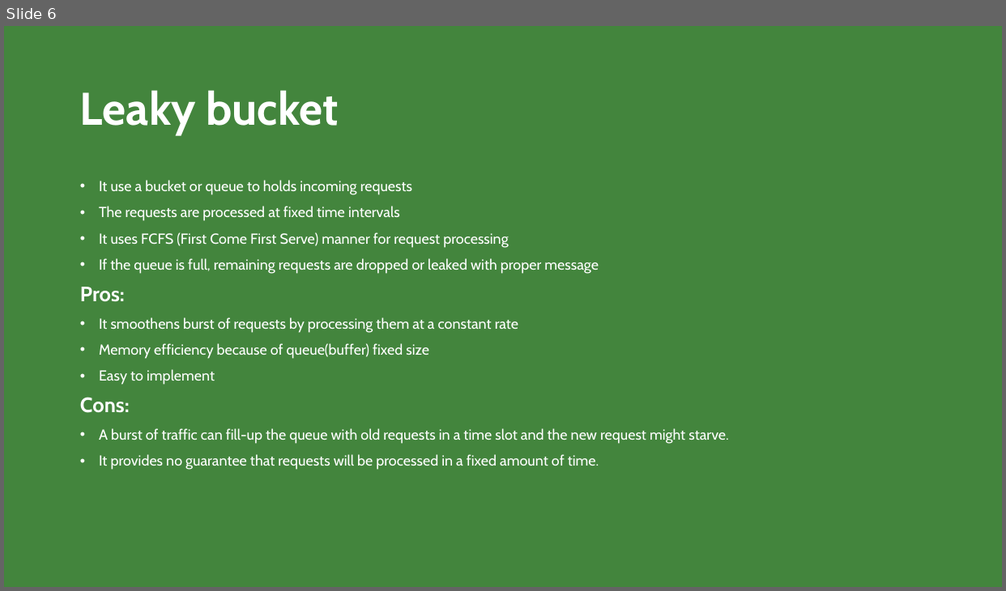
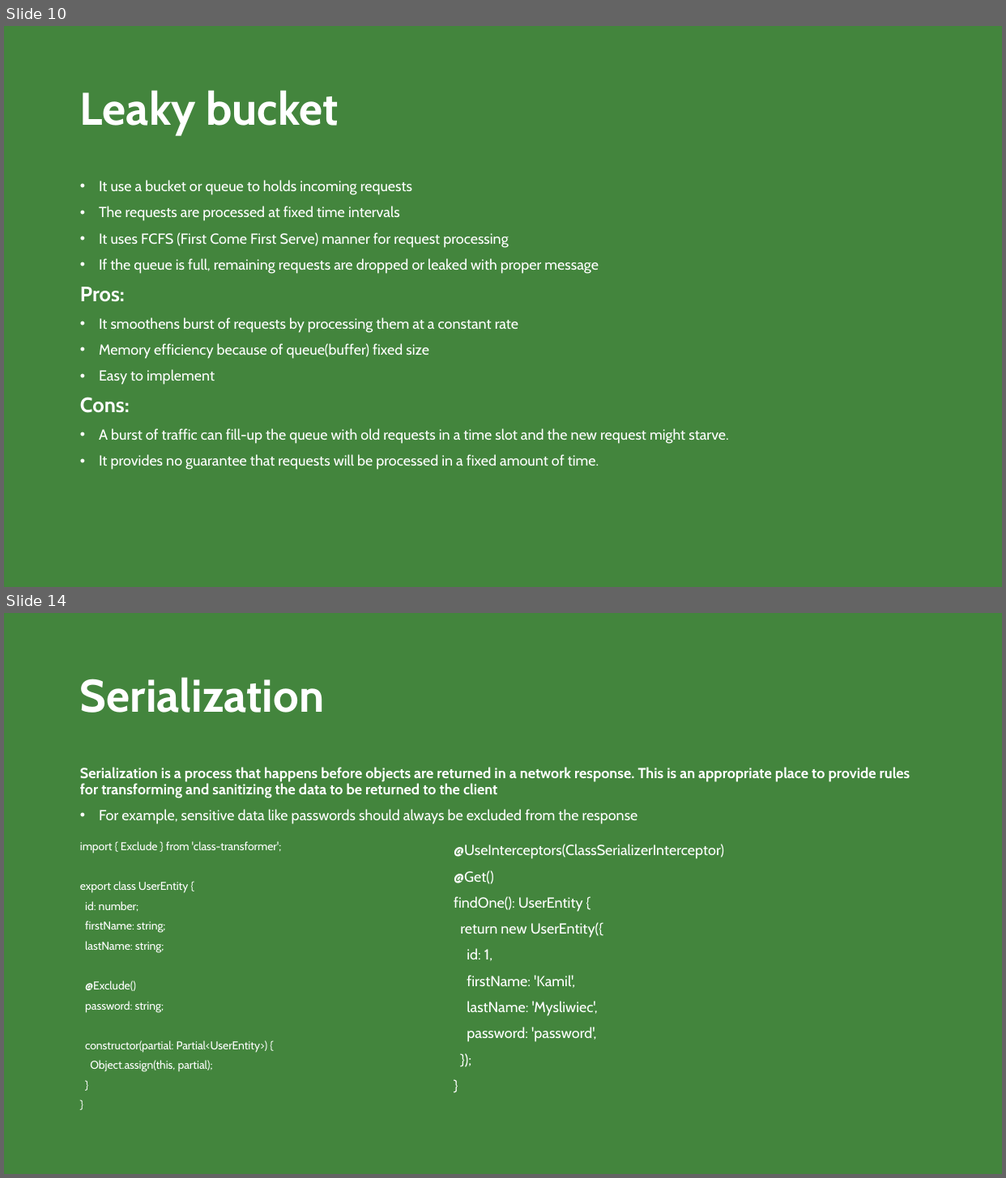
Before and after one commit to hamedhafezi/ppt, a slide deck: BK.pptx. Shown one above the other, each under a label of ours: slide 6 before the commit, slides 10 and 14 after it; the slides between them are not shown. The pictures are 1006x591 and 1006x1178 pixels, drawn with LibreOffice and Linux fonts; fonts in the diff are those of the drawing. Boxes give left, top, right and bottom in pixels: in the first picture for what was removed or moved away, otherwise in the second. Text is boxed around its words. In the diff, an @@ line names an element or a change of style, - is before the commit and + after.

```diff
--- a/BK.pptx
+++ b/BK.pptx
@@ slide 14 added at (x1=4, y1=613, x2=1002, y2=1174), background #43853D @@
@@ title added at (x1=80, y1=677, x2=324, y2=713), 44 pt, text #FFFFFF, bold @@
+Serialization
@@ text added at (x1=80, y1=767, x2=910, y2=824), 14 pt, text #FFFFFF, bold @@
+Serialization is a process that happens before objects are returned in a network response. This is an appropriate place to provide rules for transforming and sanitizing the data to be returned to the client
+• For example, sensitive data like passwords should always be excluded from the response
@@ text added at (x1=80, y1=841, x2=282, y2=1072), 10.8 pt, text #FFFFFF @@
+import { Exclude } from 'class-transformer';
+export class UserEntity {
+id: number;
+firstName: string;
+lastName: string;
+@Exclude()
+password: string;
+constructor(partial: Partial<UserEntity>) {
+Object.assign(this, partial);
+}
+}
@@ text added at (x1=454, y1=844, x2=724, y2=1042), 14 pt, text #FFFFFF @@
+@UseInterceptors(ClassSerializerInterceptor)
+@Get()
+findOne(): UserEntity {
+return new UserEntity({
+id: 1,
+firstName: 'Kamil',
+lastName: 'Mysliwiec',
+password: 'password',
+});
+}
@@ what was slide 6 is now slide 10 @@
```
Also in this commit, not shown: 5 slides changed, 5 other slides added.
